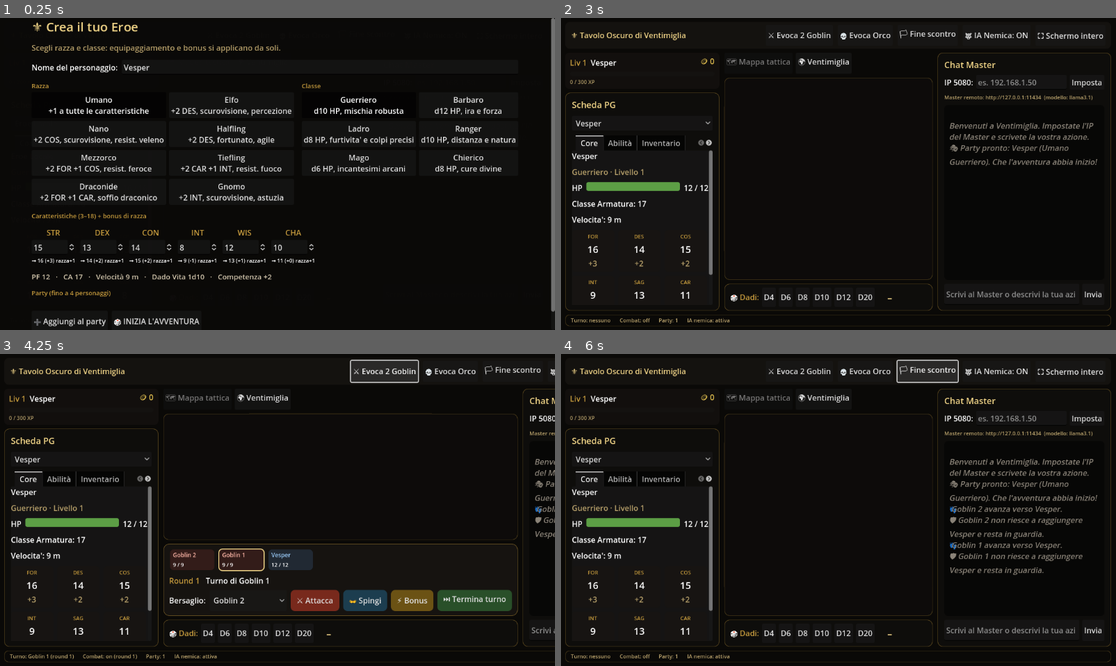
Above: before the commit, frames 1-4 (two rows, left to right).
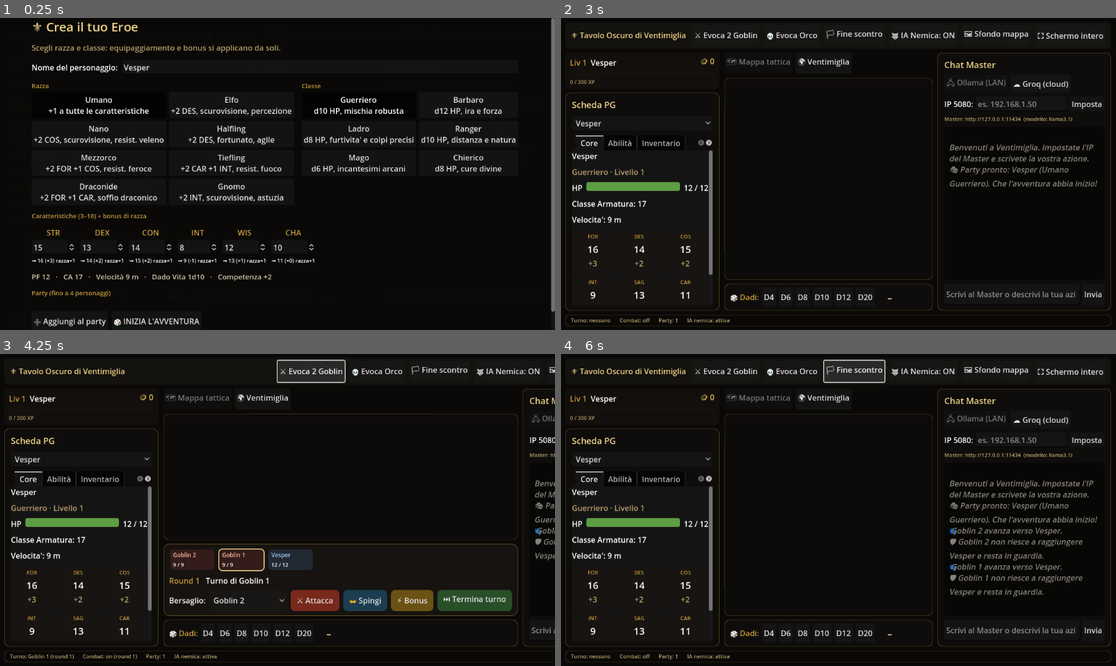
Above: after the commit, the same moments.

Repository: fanaragabriele2-coder/vtt-ventimiglia
Game: Godot game, scene res://main.tscn
Same seed, same stepped clock (60 frames per second), same inputs: the game is played once before the commit and once after it.
Inputs (mouse positions are in pixels of both pictures, inside the frame that each line leads up to):
- Up to frame 1 (0.25 s): no input
- Up to frame 2 (3 s): click (993, 36) at 0.5 s, where only the run after the commit has a clickable "🖼 Sfondo mappa"; click "Imposta" at 1.25 s; click (1038, 83) at 2 s, where only the run after the commit has a clickable "☁ Groq (cloud)"; click "🎲 INIZIA L'AVVENTURA" at 2.75 s
- Up to frame 3 (4.25 s): click "⚔ Evoca 2 Goblin" at 3.5 s
- Up to frame 4 (6 s): click "⚔ Evoca 2 Goblin" at 4.25 s; click "💀 Evoca Orco" at 5 s; click "🏳 Fine scontro" at 5.75 s

The runs differ from the first frame. In frame 2, 3.2% of the frame differs, in the area x 24-98%, y 3-55%; in frame 3, 2.2%; in frame 4, 5.3%, in the area x 24-98%, y 1-78%.

Commit message:
Godot: Master via Groq cloud (chiave locale, mai nel repo) + sfondo mappa da immagine locale
Due richieste dirette: far funzionare il Master con Groq (come nella build personale del
monolite) e usare mappe di combattimento piu' curate (es. salvate da Pinterest) al posto della
scacchiera generica.

- AIBridge: nuovo provider "groq" accanto a "ollama" (porting di js/12 fetchGroqMasterReply,
  endpoint api.groq.com, modello llama-3.3-70b-versatile, "stream": false esattamente come nel
  monolite). La API key NON e' mai scritta nel codice sorgente: si incolla una volta nella Chat
  Master e da li' vive solo in user://ai_bridge.cfg, un file locale sulla macchina di chi gioca,
  fuori dal progetto e dal controllo versione — stessa regola di sicurezza gia' seguita per la
  build personale del monolite HTML.
- MasterChatPanel: selettore Ollama (LAN) / Groq (cloud), campo Groq key mascherato (LineEdit
  secret) con pulsante "Imposta", messaggi di stato coerenti col provider attivo.
- TacticalMap: puo' mostrare un'immagine locale come sfondo della griglia al posto della
  scacchiera (load_background_image). NON scarica nulla da Pinterest: scrivere uno scraper
  automatico violerebbe i loro termini d'uso ed e' comunque fragile (nessuna API pubblica di
  ricerca immagini). La soluzione e' piu' generale e sempre valida: l'utente salva l'immagine
  che vuole (da Pinterest o altrove) e la carica dal nuovo pulsante "🖼 Sfondo mappa" in toolbar
  (FileDialog nativo).

Verificato con gdtoolkit su tutti i 27 script (0 errori), validazione dei 9 cataloghi JSON, e
scansione esplicita per chiavi API in chiaro (nessuna trovata: solo un placeholder "gsk_…" nel
campo di input, che e' testo di esempio non un segreto).

Co-Authored-By: Claude Sonnet 5 <noreply@anthropic.com>
Claude-Session: https://claude.ai/code/session_01EitiiDafKKu7YfdrUthcuc

Diff:
--- a/godot/scripts/network/ai_bridge.gd
+++ b/godot/scripts/network/ai_bridge.gd
@@ -33,9 +33,20 @@
 const DEFAULT_MODEL: String = "llama3.1"
 const SEPARATORE_DATI_MASTER: String = "<<DATI>>"
 
+# --- Groq cloud (porting di js/12: Master alternativo via https://api.groq.com) ---
+# La API key NON e' MAI scritta nel codice sorgente (sarebbe un segreto in chiaro nel repository):
+# l'utente la incolla una volta nella Chat Master, e da li' in poi vive SOLO in user://ai_bridge.cfg
+# (un file locale sulla macchina di chi gioca, fuori dal progetto Godot e dal controllo versione).
+const GROQ_HOST: String = "api.groq.com"
+const GROQ_PORT: int = 443
+const GROQ_PATH: String = "/openai/v1/chat/completions"
+const GROQ_MODEL: String = "llama-3.3-70b-versatile"
+
 var _host: String = DEFAULT_HOST
 var _port: int = DEFAULT_PORT
 var _model: String = DEFAULT_MODEL
+var _provider: String = "ollama"   # "ollama" (Split-Rig LAN) oppure "groq" (cloud)
+var _groq_api_key: String = ""
 var _busy: bool = false
 # Storico conversazione (ruoli user/assistant) per dare continuita' al Master.
 var _history: Array[Dictionary] = []
@@ -58,7 +69,29 @@
 	_save_config()
 
 
+## Sceglie il provider del Master: "ollama" (server remoto in LAN) o "groq" (cloud, serve una key).
+func set_provider(provider: String) -> void:
+	_provider = provider if provider == "groq" else "ollama"
+	_save_config()
+
+
+func get_provider() -> String:
+	return _provider
+
+
+func set_groq_api_key(key: String) -> void:
+	_groq_api_key = key.strip_edges()
+	_save_config()
+
+
+func has_groq_key() -> bool:
+	return not _groq_api_key.is_empty()
+
+
 func get_endpoint_label() -> String:
+	if _provider == "groq":
+		var key_state: String = "pronta" if has_groq_key() else "manca la API key"
+		return "Groq cloud (modello: %s) — %s" % [GROQ_MODEL, key_state]
 	return "http://%s:%d  (modello: %s)" % [_host, _port, _model]
 
 
@@ -70,12 +103,17 @@
 		_host = String(parsed.get("host", _host))
 		_port = int(parsed.get("port", _port))
 		_model = String(parsed.get("model", _model))
+		_provider = String(parsed.get("provider", _provider))
+		_groq_api_key = String(parsed.get("groqApiKey", _groq_api_key))
 
 
 func _save_config() -> void:
 	var f: FileAccess = FileAccess.open(CONFIG_PATH, FileAccess.WRITE)
 	if f:
-		f.store_string(JSON.stringify({ "host": _host, "port": _port, "model": _model }))
+		f.store_string(JSON.stringify({
+			"host": _host, "port": _port, "model": _model,
+			"provider": _provider, "groqApiKey": _groq_api_key,
+		}))
 		f.close()
 
 
@@ -106,8 +144,9 @@
 
 # --- Invio in streaming al Master remoto (porting di fetchOllamaMasterReplyStreaming) ---
 
-## Invia il prompt del giocatore al Master remoto e trasmette la risposta in streaming.
-## Emette master_chunk mano a mano, poi master_complete con narrazione + comandi estratti.
+## Invia il prompt del giocatore al Master (Ollama o Groq, a seconda del provider scelto) e
+## trasmette la risposta. Emette master_chunk mano a mano (o in un unico blocco per Groq, che non
+## fa streaming — porting fedele: js/12 usa "stream": false anche li'), poi master_complete.
 func send_master_prompt(user_text: String) -> void:
 	if _busy:
 		master_error.emit("Il Master sta gia' rispondendo, attendi.")
@@ -115,7 +154,13 @@
 	if user_text.strip_edges().is_empty():
 		return
 	_busy = true
-
+	if _provider == "groq":
+		_send_groq_prompt(user_text)
+	else:
+		_send_ollama_prompt(user_text)
+
+
+func _send_ollama_prompt(user_text: String) -> void:
 	var http := HTTPClient.new()
 	var err: int = http.connect_to_host(_host, _port)
 	if err != OK:
@@ -180,6 +225,86 @@
 
 	http.close()
 	_finish(user_text, full_reply)
+
+
+## Invia il prompt al Master via Groq cloud (porting di fetchGroqMasterReply, js/12): niente
+## streaming (l'API Groq qui e' chiamata con "stream": false, come nel monolite), un'unica
+## risposta JSON con .choices[0].message.content.
+func _send_groq_prompt(user_text: String) -> void:
+	if not has_groq_key():
+		_fail("Inserisci la tua Groq API key (gratuita su console.groq.com) per usare il Master Groq.")
+		return
+
+	var http := HTTPClient.new()
+	var err: int = http.connect_to_host(GROQ_HOST, GROQ_PORT, TLSOptions.client())
+	if err != OK:
+		_fail("Connessione a Groq fallita.")
+		return
+
+	while http.get_status() == HTTPClient.STATUS_CONNECTING or http.get_status() == HTTPClient.STATUS_RESOLVING:
+		http.poll()
+		await get_tree().process_frame
+	if http.get_status() != HTTPClient.STATUS_CONNECTED:
+		_fail("Impossibile raggiungere Groq (controlla la connessione internet).")
+		return
+
+	var body: String = JSON.stringify({
+		"model": GROQ_MODEL, "stream": false, "temperature": 0.85, "max_tokens": 700,
+		"messages": _build_messages(user_text),
+	})
+	var headers: PackedStringArray = [
+		"Content-Type: application/json", "Authorization: Bearer " + _groq_api_key,
+	]
+	err = http.request(HTTPClient.METHOD_POST, GROQ_PATH, headers, body)
+	if err != OK:
+		_fail("Invio della richiesta a Groq fallito.")
+		return
+
+	while http.get_status() == HTTPClient.STATUS_REQUESTING:
+		http.poll()
+		await get_tree().process_frame
+
+	if not http.has_response():
+		_fail("Groq non ha risposto.")
+		return
+	var code: int = http.get_response_code()
+	if code == 401:
+		_fail("API key Groq non valida (401). Reinseriscila nel pannello Master.")
+		return
+	if code < 200 or code >= 300:
+		_fail("Groq ha risposto con errore HTTP %d." % code)
+		return
+
+	var raw: PackedByteArray = PackedByteArray()
+	while http.get_status() == HTTPClient.STATUS_BODY:
+		http.poll()
+		var chunk: PackedByteArray = http.read_response_body_chunk()
+		if chunk.is_empty():
+			await get_tree().process_frame
+			continue
+		raw.append_array(chunk)
+	http.close()
+
+	var parsed: Variant = JSON.parse_string(raw.get_string_from_utf8())
+	var content: String = _extract_groq_content(parsed)
+	if content.is_empty():
+		_fail("Groq ha risposto senza contenuto.")
+		return
+	var split: Dictionary = _separate_narration_and_data(content)
+	master_chunk.emit(String(split["narration"]))
+	_finish(user_text, content)
+
+
+func _extract_groq_content(parsed: Variant) -> String:
+	if not (parsed is Dictionary):
+		return ""
+	var choices: Array = (parsed as Dictionary).get("choices", [])
+	if choices.is_empty() or not (choices[0] is Dictionary):
+		return ""
+	var msg: Variant = (choices[0] as Dictionary).get("message", {})
+	if not (msg is Dictionary):
+		return ""
+	return String((msg as Dictionary).get("content", ""))
 
 
 func _extract_content_from_line(line: String) -> String:
--- a/godot/scripts/ui/master_chat_panel.gd
+++ b/godot/scripts/ui/master_chat_panel.gd
@@ -9,6 +9,11 @@
 var _log: RichTextLabel
 var _input: LineEdit
 var _host_input: LineEdit
+var _groq_key_input: LineEdit
+var _host_row: HBoxContainer
+var _groq_row: HBoxContainer
+var _ollama_provider_btn: Button
+var _groq_provider_btn: Button
 var _status: Label
 var _send_button: Button
 var _streaming_active: bool = false
@@ -25,7 +30,7 @@
 	# Canale unico di annuncio (GameState.announce): level-up, bottino, condizioni, superfici,
 	# elevazione, IA nemici... ogni sistema di gioco scrive qui senza conoscere questo pannello.
 	GameState.event_published.connect(_on_game_event)
-	_status.text = "Master remoto: " + AIBridge.get_endpoint_label()
+	_refresh_provider_ui()
 
 
 func _apply_dark_style() -> void:
@@ -52,22 +57,53 @@
 	title.add_theme_color_override("font_color", Color(0.94, 0.83, 0.53))
 	root.add_child(title)
 
+	# --- Scelta del Master: Ollama (Split-Rig LAN) oppure Groq (cloud, serve una API key) ---
+	var provider_row := HBoxContainer.new()
+	provider_row.add_theme_constant_override("separation", 6)
+	root.add_child(provider_row)
+	_ollama_provider_btn = Button.new()
+	_ollama_provider_btn.text = "🖧 Ollama (LAN)"
+	_ollama_provider_btn.pressed.connect(_on_provider_selected.bind("ollama"))
+	provider_row.add_child(_ollama_provider_btn)
+	_groq_provider_btn = Button.new()
+	_groq_provider_btn.text = "☁ Groq (cloud)"
+	_groq_provider_btn.pressed.connect(_on_provider_selected.bind("groq"))
+	provider_row.add_child(_groq_provider_btn)
+
 	# --- Configurazione dell'IP del server remoto (Split-Rig) ---
-	var host_row := HBoxContainer.new()
-	host_row.add_theme_constant_override("separation", 6)
-	root.add_child(host_row)
+	_host_row = HBoxContainer.new()
+	_host_row.add_theme_constant_override("separation", 6)
+	root.add_child(_host_row)
 	var host_lbl := Label.new()
 	host_lbl.text = "IP 5080:"
-	host_row.add_child(host_lbl)
+	_host_row.add_child(host_lbl)
 	_host_input = LineEdit.new()
 	_host_input.placeholder_text = "es. 192.168.1.50"
 	_host_input.size_flags_horizontal = Control.SIZE_EXPAND_FILL
 	_host_input.text_submitted.connect(_on_host_submitted)
-	host_row.add_child(_host_input)
+	_host_row.add_child(_host_input)
 	var host_btn := Button.new()
 	host_btn.text = "Imposta"
 	host_btn.pressed.connect(func() -> void: _on_host_submitted(_host_input.text))
-	host_row.add_child(host_btn)
+	_host_row.add_child(host_btn)
+
+	# --- Groq API key (mai salvata nel progetto: resta solo in user://ai_bridge.cfg locale) ---
+	_groq_row = HBoxContainer.new()
+	_groq_row.add_theme_constant_override("separation", 6)
+	root.add_child(_groq_row)
+	var groq_lbl := Label.new()
+	groq_lbl.text = "Groq key:"
+	_groq_row.add_child(groq_lbl)
+	_groq_key_input = LineEdit.new()
+	_groq_key_input.placeholder_text = "gsk_… (gratis su console.groq.com)"
+	_groq_key_input.secret = true
+	_groq_key_input.size_flags_horizontal = Control.SIZE_EXPAND_FILL
+	_groq_key_input.text_submitted.connect(_on_groq_key_submitted)
+	_groq_row.add_child(_groq_key_input)
+	var groq_btn := Button.new()
+	groq_btn.text = "Imposta"
+	groq_btn.pressed.connect(func() -> void: _on_groq_key_submitted(_groq_key_input.text))
+	_groq_row.add_child(groq_btn)
 
 	_status = Label.new()
 	_status.add_theme_font_size_override("font_size", 11)
@@ -127,8 +163,32 @@
 	if host.is_empty():
 		return
 	AIBridge.set_ollama_host(host)
-	_status.text = "Master remoto: " + AIBridge.get_endpoint_label()
+	_status.text = "Master: " + AIBridge.get_endpoint_label()
 	_append_system("Server AI impostato su " + AIBridge.get_endpoint_label())
+
+
+func _on_groq_key_submitted(key: String) -> void:
+	if key.strip_edges().is_empty():
+		return
+	AIBridge.set_groq_api_key(key)
+	_groq_key_input.clear()
+	_status.text = "Master: " + AIBridge.get_endpoint_label()
+	_append_system("Groq API key impostata (resta solo su questo computer).")
+
+
+func _on_provider_selected(provider: String) -> void:
+	AIBridge.set_provider(provider)
+	_refresh_provider_ui()
+	_append_system("Master impostato su " + ("Groq cloud" if provider == "groq" else "Ollama (LAN)") + ".")
+
+
+func _refresh_provider_ui() -> void:
+	var provider: String = AIBridge.get_provider()
+	_ollama_provider_btn.disabled = provider == "ollama"
+	_groq_provider_btn.disabled = provider == "groq"
+	_host_row.visible = provider == "ollama"
+	_groq_row.visible = provider == "groq"
+	_status.text = "Master: " + AIBridge.get_endpoint_label()
 
 
 # --- Reazioni ai signal di AIBridge ---
--- a/godot/scripts/ui/tactical_map.gd
+++ b/godot/scripts/ui/tactical_map.gd
@@ -36,6 +36,12 @@
 var _revealed: Dictionary = {}         # "x,y" -> true
 var _selected_id: String = ""
 var _current_combatant_id: String = ""
+
+# Sfondo personalizzato (facoltativo): una qualunque immagine locale (es. una mappa salvata da
+# Pinterest/Google Immagini/un proprio disegno) al posto della scacchiera generica. Non scarichiamo
+# NULLA da internet qui dentro (niente scraping di Pinterest: e' vietato dai loro termini d'uso e
+# comunque fragile) — l'utente sceglie un file gia' salvato sul proprio computer.
+var _background_texture: Texture2D = null
 
 var _cell_size: float = 32.0
 var _origin: Vector2 = Vector2.ZERO
@@ -97,11 +103,15 @@
 
 func _draw() -> void:
 	_recompute_geometry()
-	# 1) Terreno a scacchiera + griglia.
-	for y: int in range(GRID_ROWS):
-		for x: int in range(GRID_COLS):
-			var rect := Rect2(_origin + Vector2(x * _cell_size, y * _cell_size), Vector2(_cell_size, _cell_size))
-			draw_rect(rect, COL_CELL_A if (x + y) % 2 == 0 else COL_CELL_B, true)
+	# 1) Sfondo: l'immagine caricata dall'utente se presente, altrimenti la scacchiera generica.
+	if _background_texture != null:
+		var grid_rect := Rect2(_origin, Vector2(_cell_size * GRID_COLS, _cell_size * GRID_ROWS))
+		draw_texture_rect(_background_texture, grid_rect, false)
+	else:
+		for y: int in range(GRID_ROWS):
+			for x: int in range(GRID_COLS):
+				var rect := Rect2(_origin + Vector2(x * _cell_size, y * _cell_size), Vector2(_cell_size, _cell_size))
+				draw_rect(rect, COL_CELL_A if (x + y) % 2 == 0 else COL_CELL_B, true)
 	for x: int in range(GRID_COLS + 1):
 		var px: float = _origin.x + x * _cell_size
 		draw_line(Vector2(px, _origin.y), Vector2(px, _origin.y + GRID_ROWS * _cell_size), COL_GRID, 1.0)
@@ -175,6 +185,25 @@
 	var fsize: int = maxi(10, int(_cell_size * 0.32))
 	draw_string(font, Vector2(center.x - _cell_size * 0.5, center.y + radius + fsize),
 		String(token["name"]), HORIZONTAL_ALIGNMENT_CENTER, _cell_size, fsize, Color(0.85, 0.8, 0.7))
+
+
+# --- Sfondo mappa personalizzato (immagine locale scelta dall'utente) ---
+
+## Carica un'immagine locale (PNG/JPG/WEBP) come sfondo della griglia tattica, al posto della
+## scacchiera. Ritorna false se il file non esiste o non e' un'immagine valida.
+func load_background_image(path: String) -> bool:
+	var image := Image.new()
+	var err: int = image.load(path)
+	if err != OK:
+		return false
+	_background_texture = ImageTexture.create_from_image(image)
+	queue_redraw()
+	return true
+
+
+func clear_background_image() -> void:
+	_background_texture = null
+	queue_redraw()
 
 
 # --- Input: seleziona / muovi (click-to-move BG3) ---
--- a/godot/scripts/ui/vtt_main.gd
+++ b/godot/scripts/ui/vtt_main.gd
@@ -10,6 +10,7 @@
 var _view_tactical_btn: Button
 var _view_overworld_btn: Button
 var _ai_toggle_btn: Button
+var _background_dialog: FileDialog
 
 
 func _ready() -> void:
@@ -134,8 +135,32 @@
 	row.add_child(_toolbar_button("🏳 Fine scontro", _end_combat))
 	_ai_toggle_btn = _toolbar_button("🐺 IA Nemica: ON", _toggle_enemy_ai)
 	row.add_child(_ai_toggle_btn)
+	row.add_child(_toolbar_button("🖼 Sfondo mappa", _choose_map_background))
 	row.add_child(_toolbar_button("⛶ Schermo intero", _toggle_fullscreen))
 	return panel
+
+
+## Apre un selettore file per scegliere un'immagine locale (una mappa salvata da Pinterest, Google
+## Immagini, un proprio disegno...) come sfondo della griglia tattica. Nessuno scraping/rete: e'
+## l'utente a scegliere un file gia' sul proprio computer (regola di traduzione: niente segreti o
+## accessi non autorizzati a servizi terzi incorporati nel gioco).
+func _choose_map_background() -> void:
+	if _background_dialog == null:
+		_background_dialog = FileDialog.new()
+		_background_dialog.file_mode = FileDialog.FILE_MODE_OPEN_FILE
+		_background_dialog.access = FileDialog.ACCESS_FILESYSTEM
+		_background_dialog.filters = PackedStringArray(["*.png, *.jpg, *.jpeg, *.webp ; Immagini"])
+		_background_dialog.size = Vector2i(720, 480)
+		_background_dialog.file_selected.connect(_on_map_background_selected)
+		add_child(_background_dialog)
+	_background_dialog.popup_centered()
+
+
+func _on_map_background_selected(path: String) -> void:
+	if _tactical_map.load_background_image(path):
+		GameState.announce("Sfondo mappa caricato: " + path.get_file())
+	else:
+		GameState.announce("Impossibile caricare l'immagine scelta come sfondo mappa.")
 
 
 func _toggle_enemy_ai() -> void:
